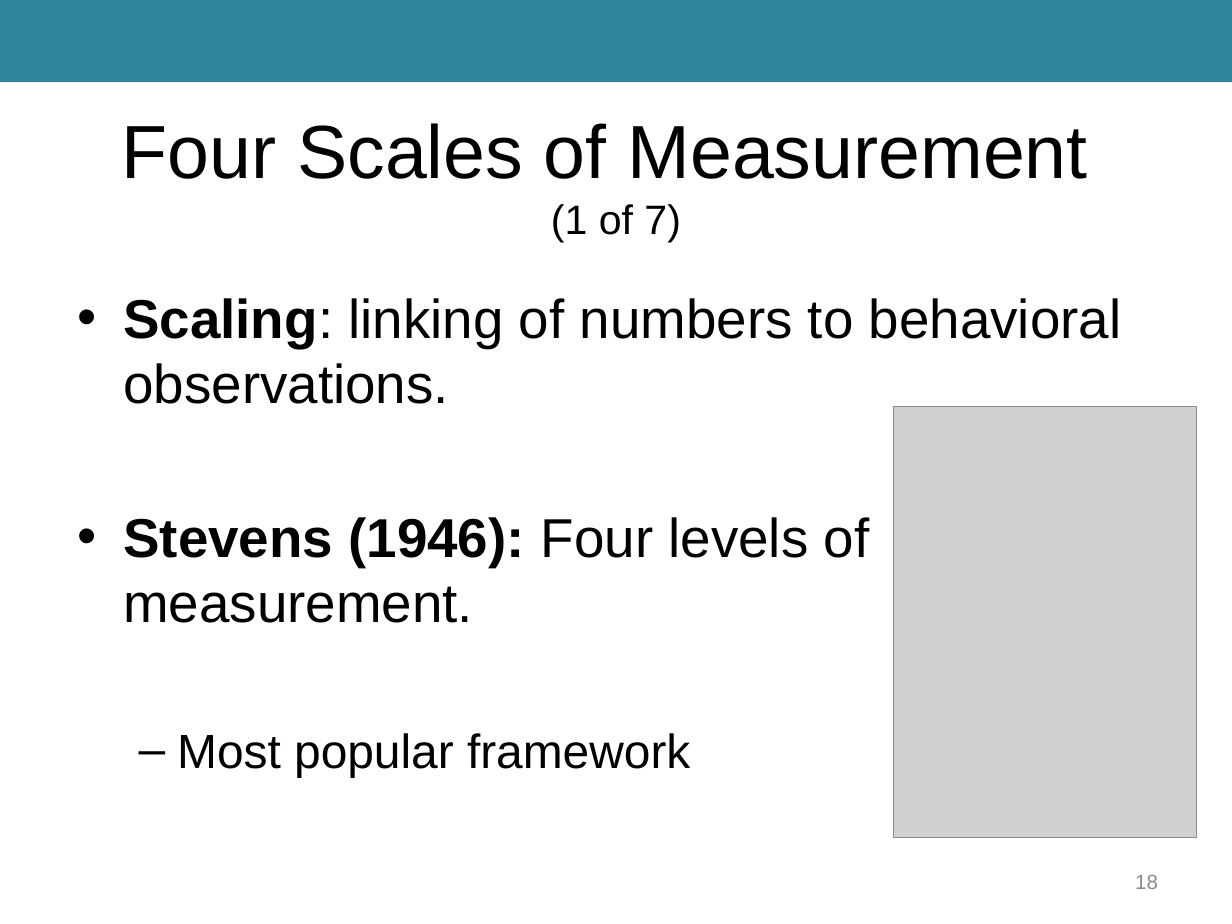
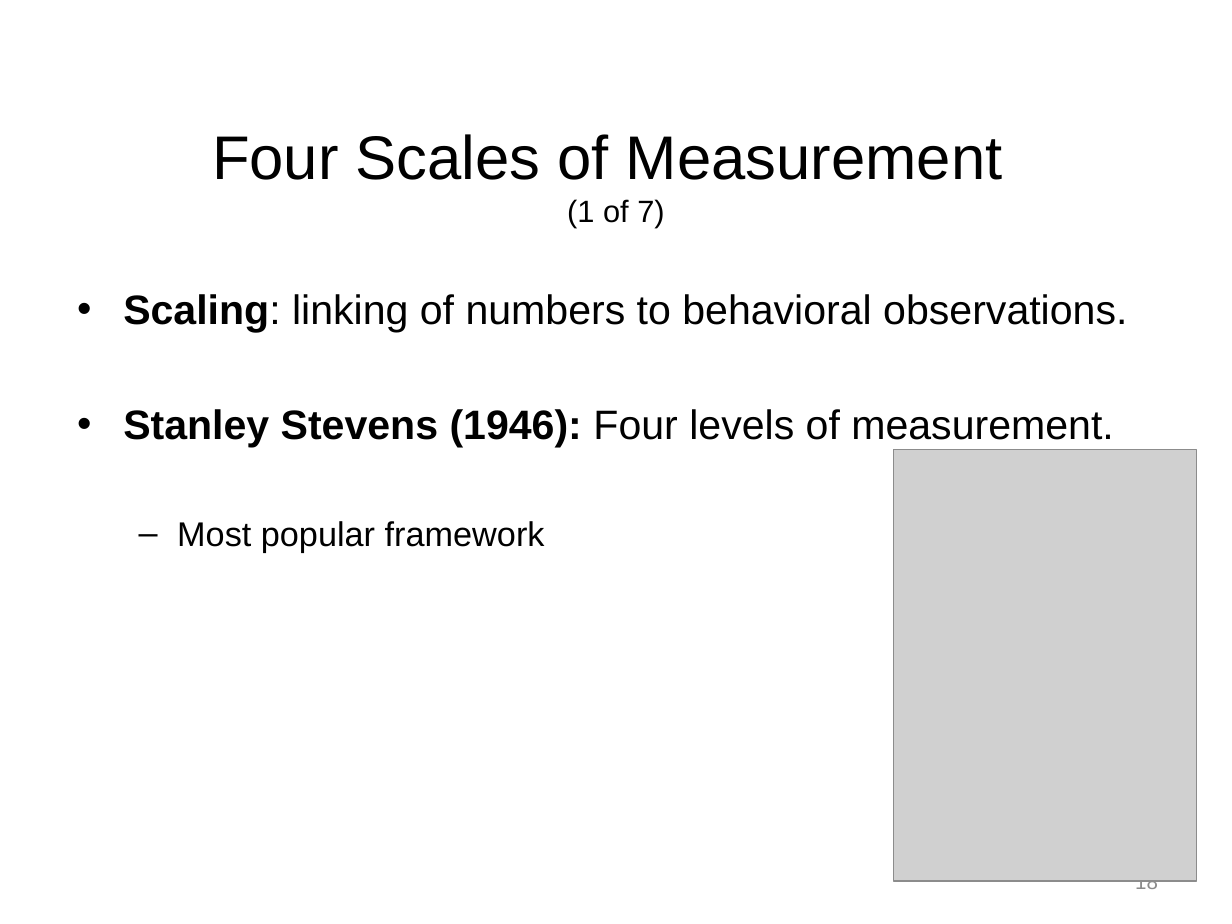
Before and after one commit to npm27/Teaching-Materials, a slide deck: slide 18 of Tests and Eval/Slides/2 Chapter 2.pptx. Drawn at 1232x924 pixels with LibreOffice and Linux fonts; fonts in the diff are those of the drawing; grey boxes stand for pictures. Boxes give left, top, right and bottom in pixels: in the first picture for what was removed or moved away, otherwise in the second. Text is boxed around its words. In the diff, an @@ line names an element or a change of style, - is before the commit and + after.

```diff
--- a/Tests and Eval/Slides/2 Chapter 2.pptx
+++ b/Tests and Eval/Slides/2 Chapter 2.pptx
@@ rectangle removed at <box>0,0,1232,83</box> @@
@@ title "Four Scales of Measurement (1 ..." at <box>212,134,1002,227</box>: size 44 to 36 pt in "Four Scales of Measurement"; size 24 to 18 pt in "(1 of 7)" @@
@@ text at <box>123,294,1127,552</box>: size 32 to 24 pt in "Scaling: linking of numbers to behavioral observations."; size 28 to 20 pt in "Most popular framework"; less space between paragraphs @@
@@ text at <box>123,409,1113,447</box>: text changed; size 32 to 24 pt @@
-• Stevens (1946): Four levels of measurement.
+• Stanley Stevens (1946): Four levels of measurement.
@@ picture: place and size @@
-picture at <box>893,407,1196,838</box>
+picture at <box>893,450,1196,881</box>
```
Also in this commit, not shown: 23 other slides changed, 9 other files.
